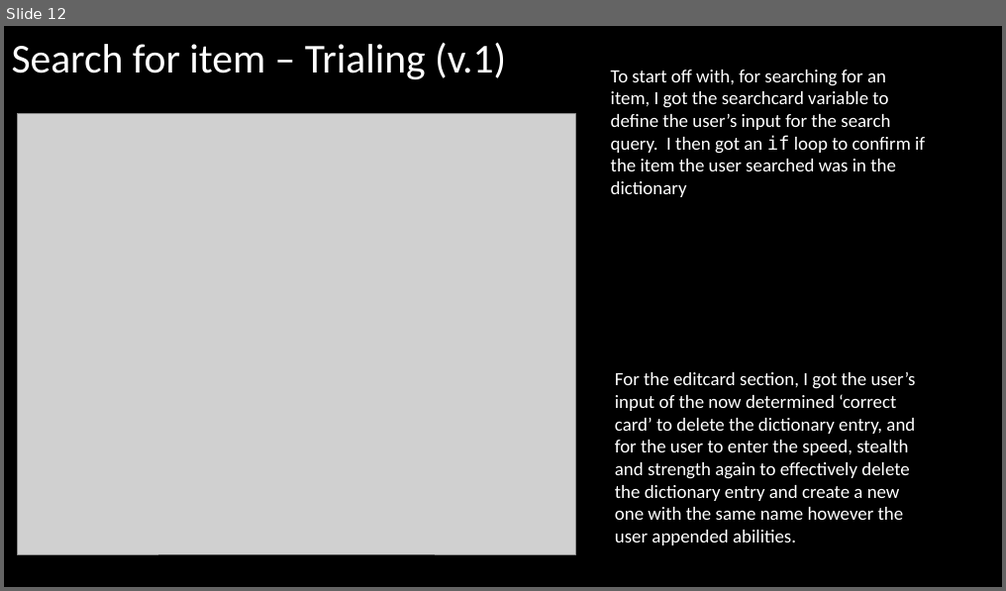
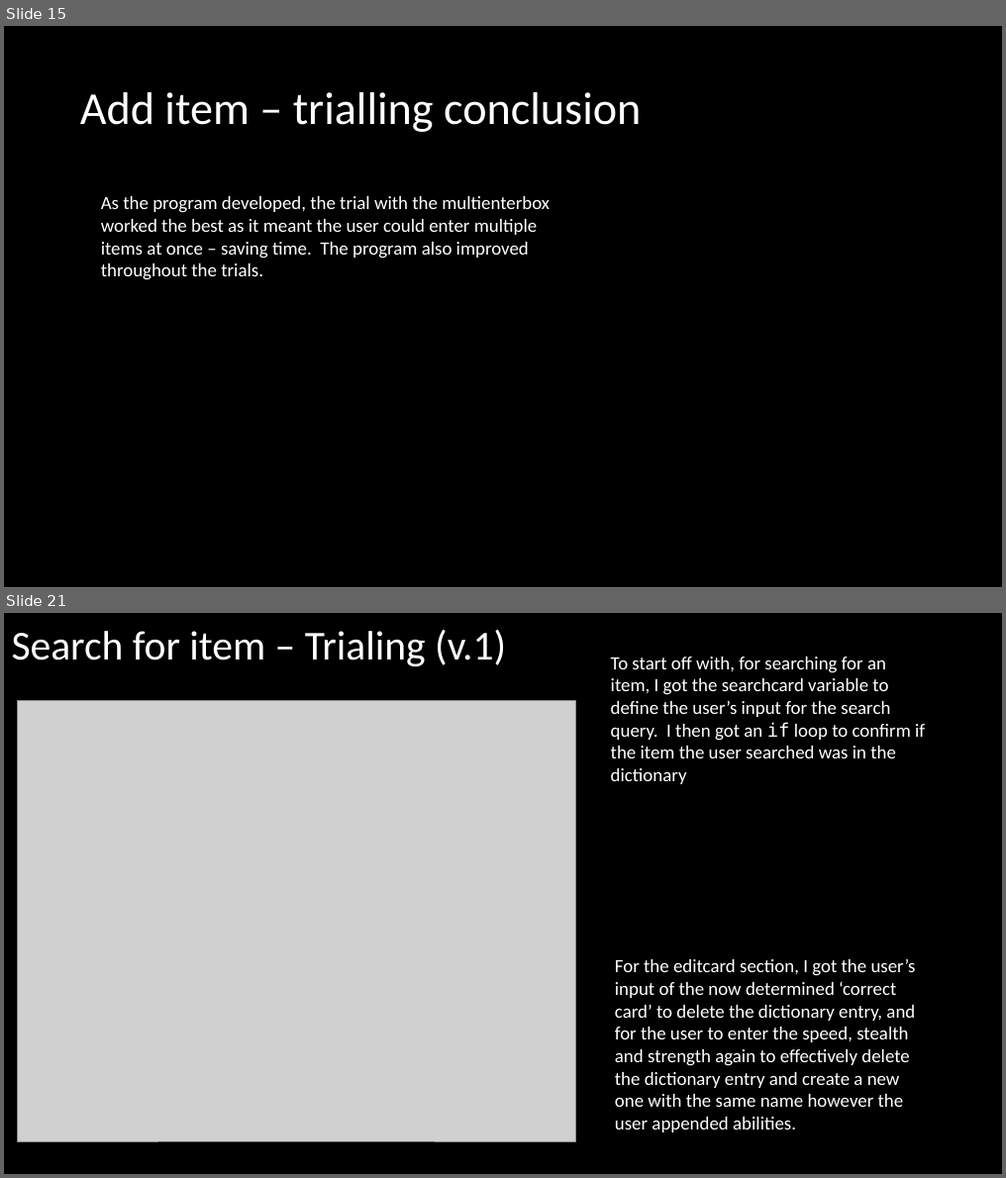
Before and after one commit to Joepapa101/2.7---2.8-Assessment, a slide deck: 2.7 and 2.8 Documentation Template.pptx. Shown one above the other, each under a label of ours: slide 12 before the commit, slides 15 and 21 after it; the slides between them are not shown. The pictures are 1006x591 and 1006x1178 pixels, drawn with LibreOffice and Linux fonts; fonts in the diff are those of the drawing; grey boxes stand for pictures. Boxes give left, top, right and bottom in pixels: in the first picture for what was removed or moved away, otherwise in the second. Text is boxed around its words. In the diff, an @@ line names an element or a change of style, - is before the commit and + after.

```diff
--- a/2.7 and 2.8 Documentation Template.pptx
+++ b/2.7 and 2.8 Documentation Template.pptx
@@ slide 15 added at <box>4,26,1002,587</box>, background #000000 @@
@@ title added at <box>80,92,641,132</box>, 44 pt, text #FFFFFF @@
+Add item – trialling conclusion
@@ text added at <box>101,196,549,280</box>, 18 pt, text #FFFFFF @@
+As the program developed, the trial with the multienterbox worked the best as it meant the user could enter multiple items at once – saving time. The program also improved throughout the trials.
@@ what was slide 12 is now slide 21 @@
```
Also in this commit, not shown: 5 slides changed, 24 other slides added, 1 slide removed, 10 other files.
